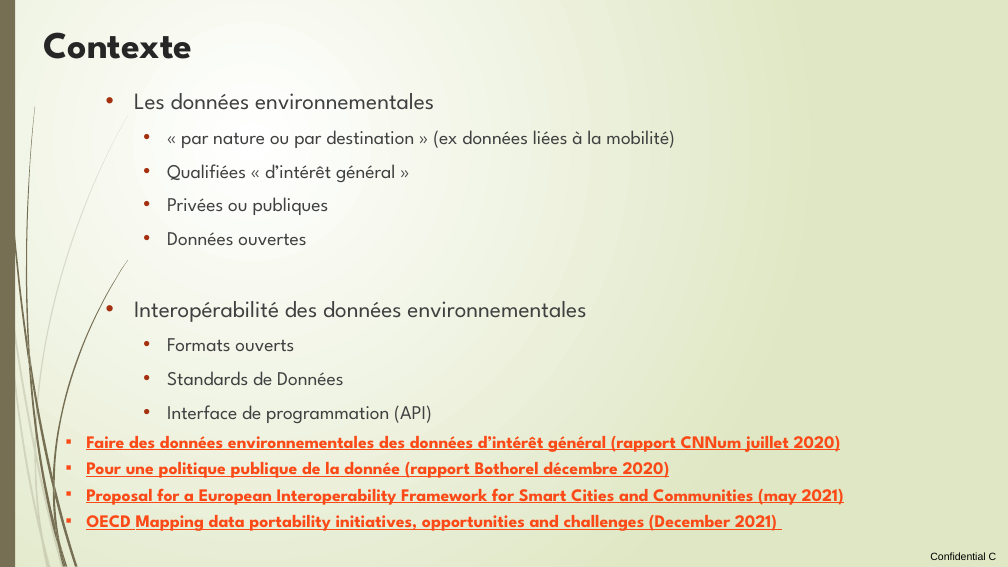
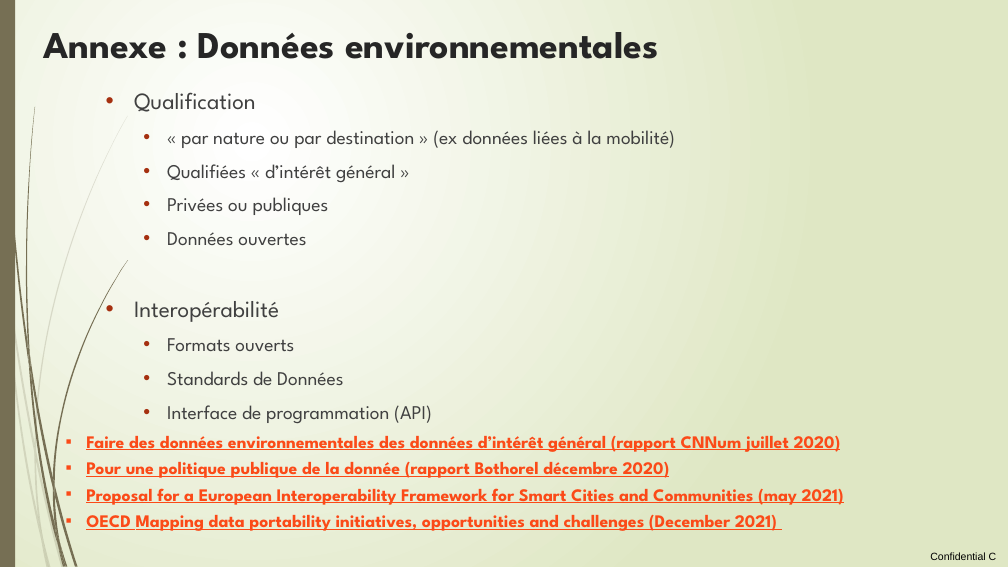
Before and after one commit to loco-philippe/Environmental-Sensing, a slide deck: slide 24 of documentation/initiative citoyenne.pptx (slide 4 before the commit). Drawn at 1008x567 pixels with LibreOffice and Linux fonts; fonts in the diff are those of the drawing. Boxes give left, top, right and bottom in pixels: in the first picture for what was removed or moved away, otherwise in the second. Text is boxed around its words. In the diff, an @@ line names an element or a change of style, - is before the commit and + after.

```diff
--- a/documentation/initiative citoyenne.pptx
+++ b/documentation/initiative citoyenne.pptx
@@ title at box(43, 32, 659, 59): text changed @@
-Contexte
+Annexe : Données environnementales
@@ text at box(134, 92, 256, 112): text changed @@
-• Les données environnementales
+• Qualification
@@ text at box(134, 301, 279, 322): text changed @@
-• Interopérabilité des données environnementales
+• Interopérabilité
```
Also in this commit, not shown: 11 other slides changed, 2 slides added, 2 slides removed, 10 other files.
